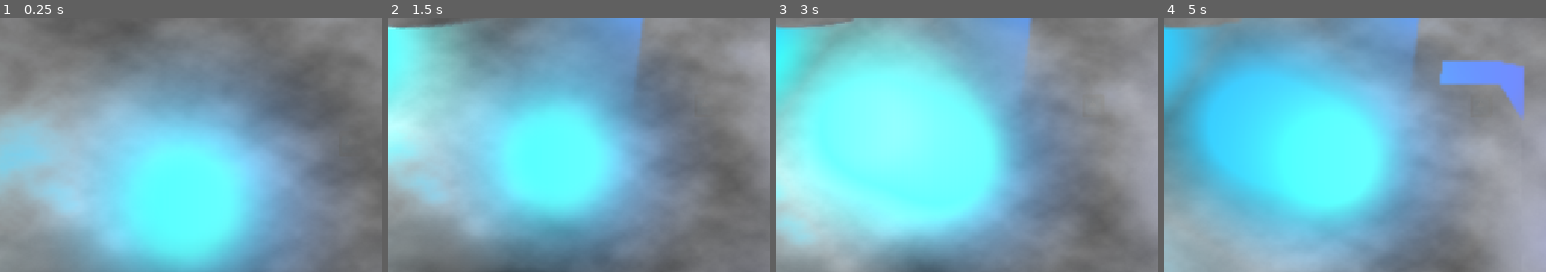
Above: before the commit, frames 1-4 (left to right).
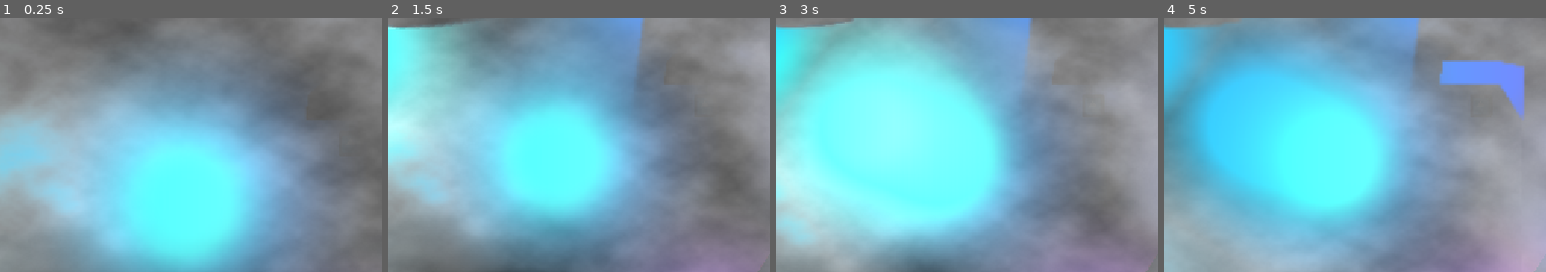
Above: after the commit, the same moments.

Repository: 87PizzaStudios/godot_light_fow
Game: Godot game, scene res://World.tscn
The game is run twice, just before and just after one commit, with the same random seed, the same clock (stepped at 60 frames per second) and the same inputs. The engine's default icon, where the game draws it, is replaced by a stand-in: a white triangle on a blue panel in a dark square.
Inputs (mouse positions are % of the whole screen's width and height, from its top left):
- Up to frame 1 (0.25 s): no input
- Up to frame 2 (1.5 s): move the mouse to (72, 45) at 0.52 s; hold Mouse wheel up (zoom_in) 0.53-1.28 s; click (72, 45) at 0.67 s; move the mouse to (30, 55) at 1.27 s; tap Mouse wheel down (zoom_out) at 1.35 s; click (30, 55) at 1.42 s
- Up to frame 3 (3 s): move the mouse to (60, 28) at 2.02 s; hold Mouse wheel up (zoom_in) 2.03-2.78 s; click (60, 28) at 2.17 s; move the mouse to (45, 70) at 2.77 s; tap Mouse wheel down (zoom_out) at 2.85 s; click (45, 70) at 2.92 s
- Up to frame 4 (5 s): move the mouse to (80, 65) at 3.52 s; hold Mouse wheel up (zoom_in) 3.53-4.28 s; click (80, 65) at 3.67 s; move the mouse to (20, 35) at 4.27 s; tap Mouse wheel down (zoom_out) at 4.35 s; click (20, 35) at 4.42 s
The pictures show only the part of the screen within x 34-84%, y 50-100%; the shares and areas given below are measured in that part.

The runs differ from the first frame. In frame 2, 2.6% of the frame differs, in the area x 61-97%, y 89-100%; in frame 3, 2.7%, in the area x 62-98%, y 87-100%; in frame 4, 2.5%.

Commit message:
additional cleanup

Diff:
--- a/World.gd
+++ b/World.gd
@@ -1,5 +1,5 @@
 extends Node2D
-signal on_light_moved(position: Vector2)
+signal on_light_moved(light_id: int, position: Vector2)
 
 
 @onready var light = $OtherStuff/Light
@@ -7,6 +7,5 @@
 func _process(_delta):
 	if Input.is_mouse_button_pressed(MOUSE_BUTTON_LEFT):
 		var pos = get_local_mouse_position()
-#		print(pos)
 		light.position = pos
-		on_light_moved.emit(light, pos)
+		on_light_moved.emit(light.get_instance_id(), pos)
--- a/World.tscn
+++ b/World.tscn
@@ -186,12 +186,18 @@
 [node name="StationaryLight" type="PointLight2D" parent="OtherStuff" groups=["lights"]]
 position = Vector2(339, 308)
 color = Color(0.192157, 0.54902, 1, 1)
+range_item_cull_mask = 3
+shadow_enabled = true
+shadow_item_cull_mask = 3
 texture = ExtResource("2_l3ldu")
 texture_scale = 8.0
 
 [node name="StationaryLight2" type="PointLight2D" parent="OtherStuff" groups=["lights"]]
-position = Vector2(357, 576)
+position = Vector2(449, 471)
 color = Color(1, 0.0901961, 0.462745, 1)
+range_item_cull_mask = 3
+shadow_enabled = true
+shadow_item_cull_mask = 3
 texture = ExtResource("2_l3ldu")
 texture_scale = 8.0
 
--- a/fow_light.gd
+++ b/fow_light.gd
@@ -4,7 +4,7 @@
 
 ## The texture to overlay as fog of war
 @export var fog_texture : Texture2D
-## Fog scroll velocity in units of pixels per second
+## Fog scroll velocity
 @export var fog_scroll_velocity:= Vector2(0.1, 0.1)
 ## Determines whether observed areas stay revealed after moving to a new area
 @export var persistent_reveal: bool = true
@@ -33,8 +33,7 @@
 	var display_width = self.size.x
 	var display_height = self.size.y
 	size_vec = fow_scale_factor * Vector2(display_width, display_height)
-	print(size_vec)
-	print(self.size)
+
 
 	# set Viewports and TextureRects to window size
 	light_sv.set_size(size_vec)
@@ -55,7 +54,7 @@
 			light_dup.position *= fow_scale_factor
 			light_dup.apply_scale(fow_scale_factor * Vector2(1.,1.))
 			light_sv.add_child(light_dup)
-			light_dups_dict[light] = light_dup
+			light_dups_dict[light.get_instance_id()] = light_dup
 
 
 	# add copies of the light occluders to the light subviewport
@@ -80,7 +79,7 @@
 		await get_tree().process_frame
 		await get_tree().physics_frame
 		for light in light_dups_dict:
-			on_light_moved(light, light.position)
+			on_light_moved(light, instance_from_id(light).position)
 
 
 func _input(event):
@@ -90,8 +89,8 @@
 		mask_sv.get_texture().get_image().save_png('res://cap_mask.png')
 		get_viewport().get_texture().get_image().save_png('res://cap_game.png')
 
-
-func on_light_moved(light: PointLight2D, pos: Vector2):
+# takes the instance ID and position of the in-game light to move the duplicate light and update fog
+func on_light_moved(light: int, pos: Vector2):
 	light_dups_dict[light].position = fow_scale_factor * pos
 	mask_image = mask_sv.get_texture().get_image()
 	mask_texture = ImageTexture.create_from_image(mask_image)
